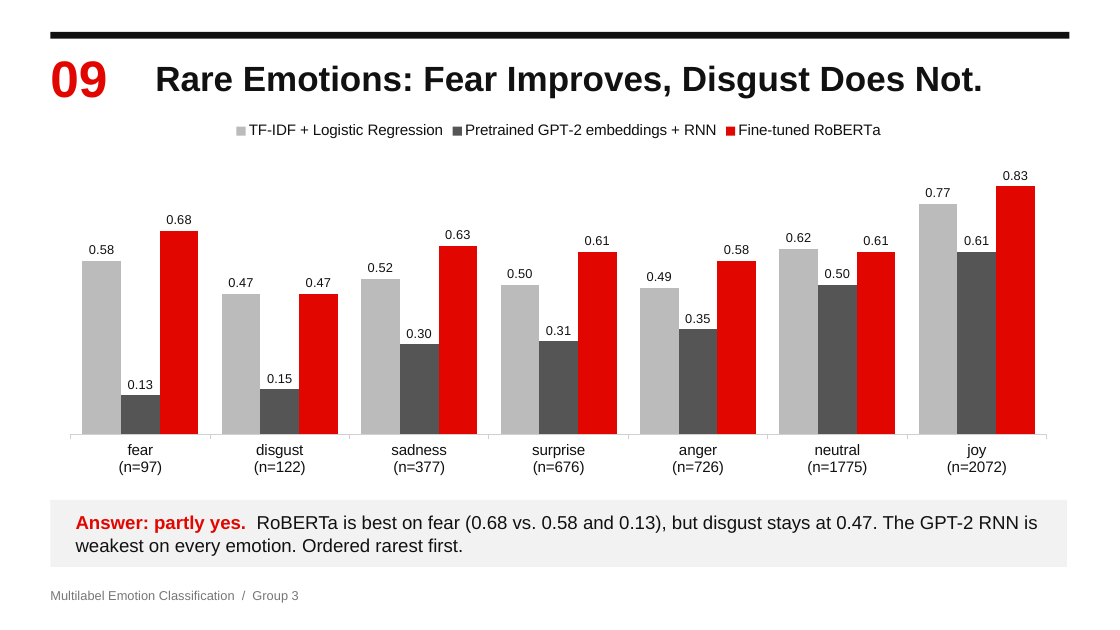
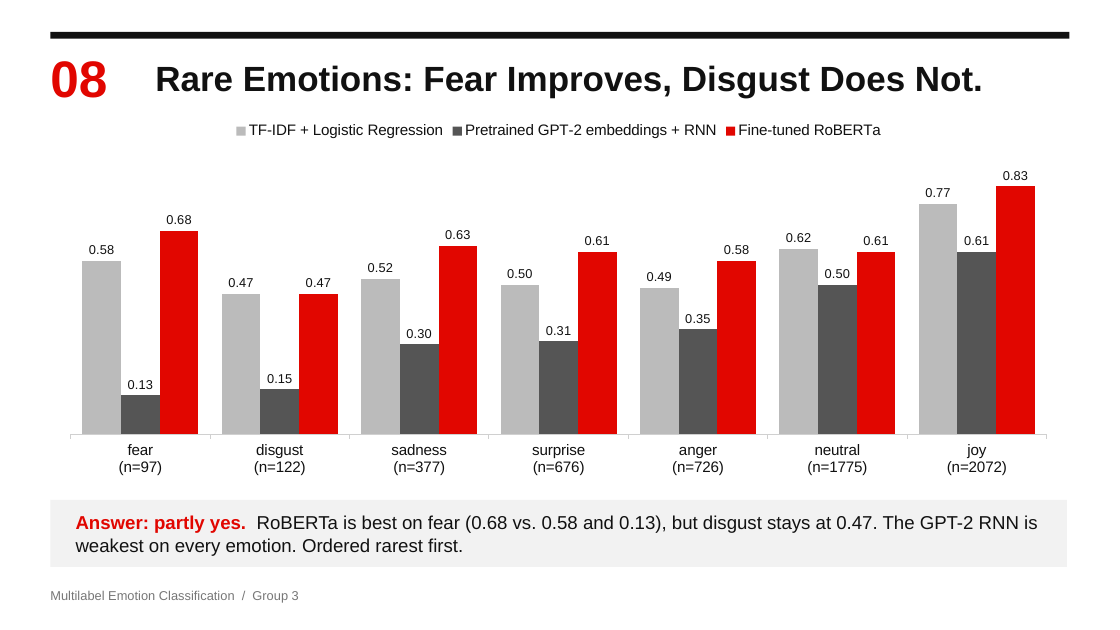
Before and after one commit to Ephab/NLP-Project, a slide deck: slide 8 of Emotion_Classification_Presentation.pptx (slide 9 before the commit). Drawn at 1120x630 pixels with LibreOffice and Linux fonts; fonts in the diff are those of the drawing. Boxes give left, top, right and bottom in pixels: in the first picture for what was removed or moved away, otherwise in the second. Text is boxed around its words. In the diff, an @@ line names an element or a change of style, - is before the commit and + after.

```diff
--- a/Emotion_Classification_Presentation.pptx
+++ b/Emotion_Classification_Presentation.pptx
@@ text at [50, 61, 107, 98]: text changed @@
-09
+08
```
Also in this commit, not shown: 4 other slides changed, 1 slide removed.
